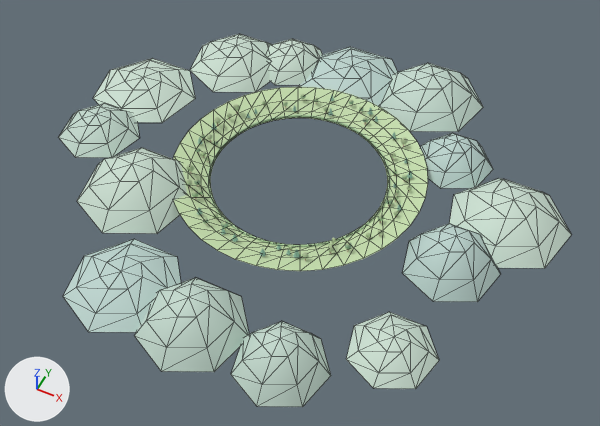
Renders of the glTF model env_lite.glb from each side of a commit.
Before and after are seen from a camera (50 mm lens) standing at (148.0, -294.0, 338.0) and looking at (9.0, -17.0, -9.0). The lights are fixed; the arrows at lower left show +X, +Y and +Z. The older version comes first. Mesh edges are drawn as thin lines on the coarser meshes. Vertices at exactly the same position are counted once.

In view in the first picture: 'Env_far', 'Env_props', 'Env_terrain'.
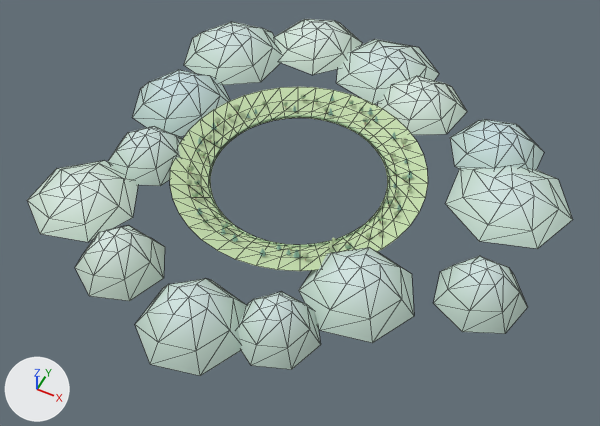
Patch to the scene script:
```diff
--- a/env_lite.glb.py
+++ b/env_lite.glb.py
@@ me_env_far @@
 # used by ob_env_far; location = (0.0, 0.0, 0.0)
-me_env_far.from_pydata(...)  # 308 vertices, 490 faces; spans x -152.0..149.0, y -141.0..128.0, z -1.0..22.0
+me_env_far.from_pydata(...)  # 308 vertices, 490 faces; spans x -127.0..147.0, y -140.0..145.0, z -1.0..22.0
+# me_env_far part 1: the loose piece of 22 vertices spanning x -29.0..27.0, y -141.0..-87.0, z -1.0..22.0 is turned -13.6 degrees about the z axis through its middle
+# me_env_far part 2: the loose piece of 22 vertices spanning x -112.0..-52.0, y 43.0..102.0, z -1.0..14.0 is turned -44.1 degrees about the z axis through its middle and scaled by 1.1, then moved by (-8.0, 8.0, 1.0)
+# me_env_far part 3: the loose piece of 22 vertices spanning x -43.0..24.0, y 59.0..124.0, z -1.0..10.0 is turned -42.4 degrees about the z axis through its middle, then moved by (15.0, 18.0, 0.0)
+# me_env_far part 4: the loose piece of 22 vertices spanning x 73.0..123.0, y -47.0..2.0, z -1.0..22.0 is turned -53.5 degrees about the z axis through its middle and scaled by 0.934, then moved by (19.0, -12.0, 0.0)
+# me_env_far part 5: the loose piece of 22 vertices spanning x 24.0..71.0, y -137.0..-92.0, z -1.0..22.0 is turned -6 degrees about the z axis through its middle and scaled by 0.946, then moved by (-10.0, 16.0, 0.0)
+# me_env_far part 6: 110 of 308 vertices moved; they spanned x -152.0..-14.0, y -138.0..112.0, z -1.0..21.0 and now span x -127.0..-15.0, y -120.0..145.0, z -1.0..22.0; mean shift (8.0, 2.0, 1.0); largest move (-134.0, 55.0, -1.0) -> (-84.0, 55.0, -1.0)
+# me_env_far part 7: 66 of 308 vertices moved; they spanned x 10.0..149.0, y -14.0..128.0, z -1.0..18.0 and now span x 11.0..147.0, y 1.0..115.0, z -1.0..14.0; mean shift (4.0, 9.0, -2.0); largest move (64.0, 71.0, -1.0) -> (99.0, 98.0, -1.0)
+# me_env_far part 8: 22 of 308 vertices moved; they spanned x 69.0..113.0, y -105.0..-62.0, z -1.0..11.0 and now span x 35.0..93.0, y -87.0..-29.0, z -1.0..19.0; mean shift (-28.0, 24.0, 4.0); largest move (69.0, -77.0, -1.0) -> (36.0, -44.0, -1.0)
 me_env_far.materials.append(mat_vp3_env_far)
```

Location of each change, (x1, y1, x2, y2) in pixels of the pictures (600 x 426 px; the box of a moved part takes in the faces that stretch with it):
'Env_far', reshaped (7% wider): before (59, 34, 571, 407); after (27, 19, 573, 376)
part 1 of me_env_far, moved or reshaped: before (134, 278, 249, 372); after (135, 279, 246, 376)
part 2 of me_env_far, moved or reshaped: before (190, 34, 271, 92); after (184, 22, 281, 85)
part 3 of me_env_far, moved or reshaped: before (299, 47, 397, 107); after (336, 39, 439, 104)
part 4 of me_env_far, moved or reshaped: before (403, 223, 501, 302); after (434, 256, 528, 334)
part 5 of me_env_far, moved or reshaped: before (231, 321, 331, 407); after (237, 291, 321, 370)
part 6 of me_env_far, moved or reshaped: before (59, 39, 322, 332); after (27, 19, 362, 301)
part 7 of me_env_far, moved or reshaped: before (380, 63, 571, 268); after (377, 76, 573, 249)
part 8 of me_env_far, moved or reshaped: before (346, 312, 439, 389); after (299, 247, 414, 343)
